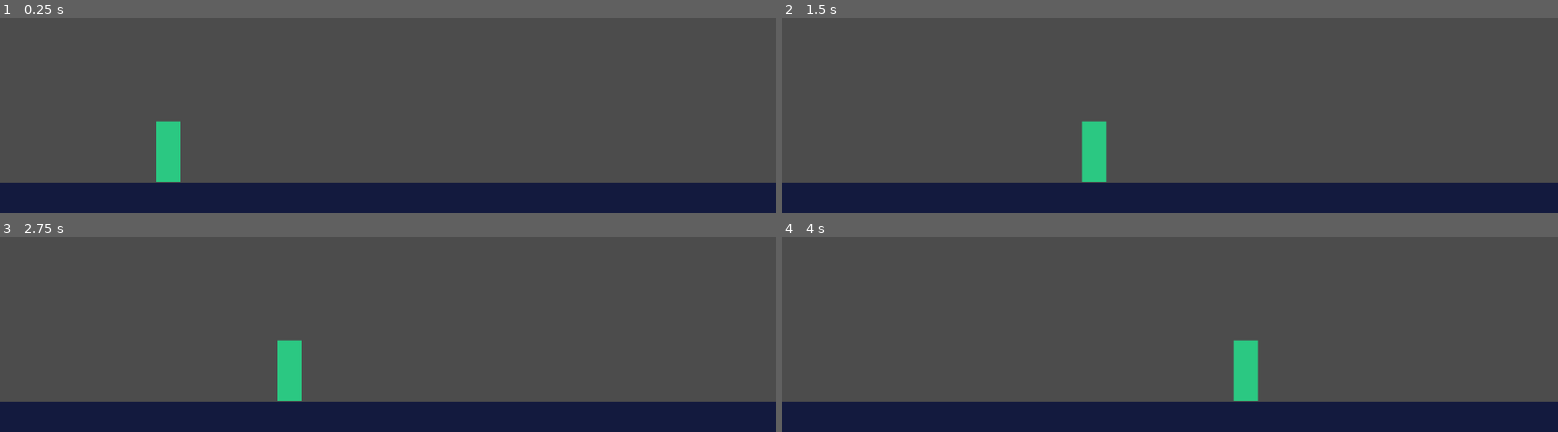
Above: before the commit, frames 1-4 (two rows, left to right).
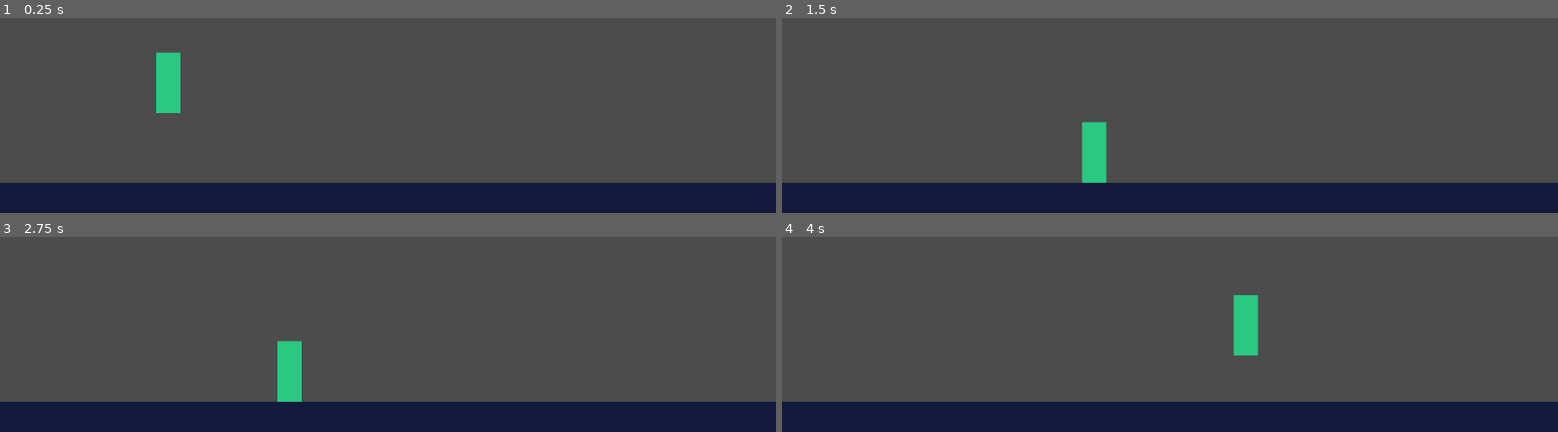
Above: after the commit, the same moments.

Repository: wilPoly/slug
Game: Godot game, scene res://levels/TestLevel.tscn
The game is run twice, just before and just after one commit, with the same random seed, the same clock (stepped at 60 frames per second) and the same inputs. Before the commit the project has no main scene; this scene is started directly in both runs.
Inputs (mouse positions are in pixels of both pictures, inside the frame that each line leads up to):
- Up to frame 1 (0.25 s): no input
- Up to frame 2 (1.5 s): move the mouse to (outside the picture) at 0.52 s; press the mouse at (outside the picture) at 0.53 s; hold D (right) from 0.53 s (still down); tap Space (jump) at 0.77 s; move the mouse to (outside the picture) at 1.27 s; release the mouse at (outside the picture) at 1.28 s; click (outside the picture) at 1.35 s
- Up to frame 3 (2.75 s): tap Space (jump) at 1.52 s; move the mouse to (outside the picture) at 2.02 s; release D (right) at 2.03 s; press the mouse at (outside the picture) at 2.03 s; hold Q (left) from 2.03 s (still down)
- Up to frame 4 (4 s): move the mouse to (1131, 295) at 2.77 s; release Q (left) at 2.78 s; release the mouse at (1131, 295) at 2.78 s; hold D (right) from 2.78 s (still down); click (1131, 295) at 2.85 s; tap Space (jump) at 3.02, 3.77 s; move the mouse to (1402, 274) at 3.52 s; press the mouse at (1402, 274) at 3.53 s

The runs differ from the first frame. In frame 1, 2.0% of the frame differs, in the area x 20-24%, y 17-85%; in frame 2, less than 0.1%; in frame 3, less than 0.1%; in frame 4, 1.5%.

Commit message:
Fix movement, gravity and jump

Diff:
--- a/entities/Player.gd
+++ b/entities/Player.gd
@@ -6,7 +6,6 @@
 export (int) var jump_speed: = -400
 export (int) var gravity: = 1200
 
-var direction: = Vector2()
 var velocity: = Vector2()
 var jumping: = false
 
@@ -17,13 +16,14 @@
 	get_input()
 	if jumping and is_on_floor():
 		jumping = false
-	var movement: = speed * direction
-	move_and_slide(movement, Vector2(0, -1))
+
+	velocity = move_and_slide(velocity, Vector2(0, -1))
 
 
 func get_input() -> void:
+	#var direction: = Vector2()
 	# Left-Right
-	direction.x = Input.get_action_strength("right") - Input.get_action_strength("left")
+	velocity.x = (Input.get_action_strength("right") - Input.get_action_strength("left")) * speed
 	# Jump
 	if Input.is_action_pressed("jump") and is_on_floor():
 		jumping = true
--- a/levels/TestLevel.tscn
+++ b/levels/TestLevel.tscn
@@ -52,4 +52,4 @@
 tile_data = PoolIntArray( 458752, 0, 0, 458753, 0, 0, 458754, 0, 0, 458755, 0, 0, 458756, 0, 0, 458757, 0, 0, 458758, 0, 0, 458759, 0, 0, 458760, 0, 0, 458761, 0, 0, 458762, 0, 0, 458763, 0, 0, 458764, 0, 0 )
 
 [node name="Player" parent="." instance=ExtResource( 1 )]
-position = Vector2( 222, 519 )
+position = Vector2( 222, 388 )
--- a/project.godot
+++ b/project.godot
@@ -16,6 +16,7 @@
 [application]
 
 config/name="Slug"
+run/main_scene="res://levels/TestLevel.tscn"
 config/icon="res://icon.png"
 
 [input]
